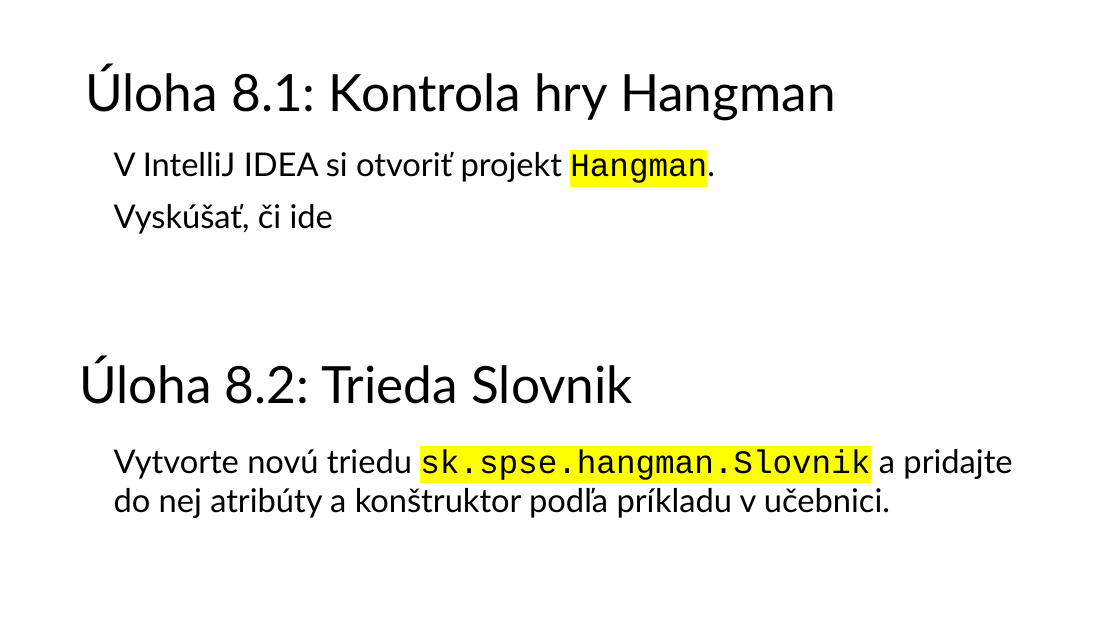
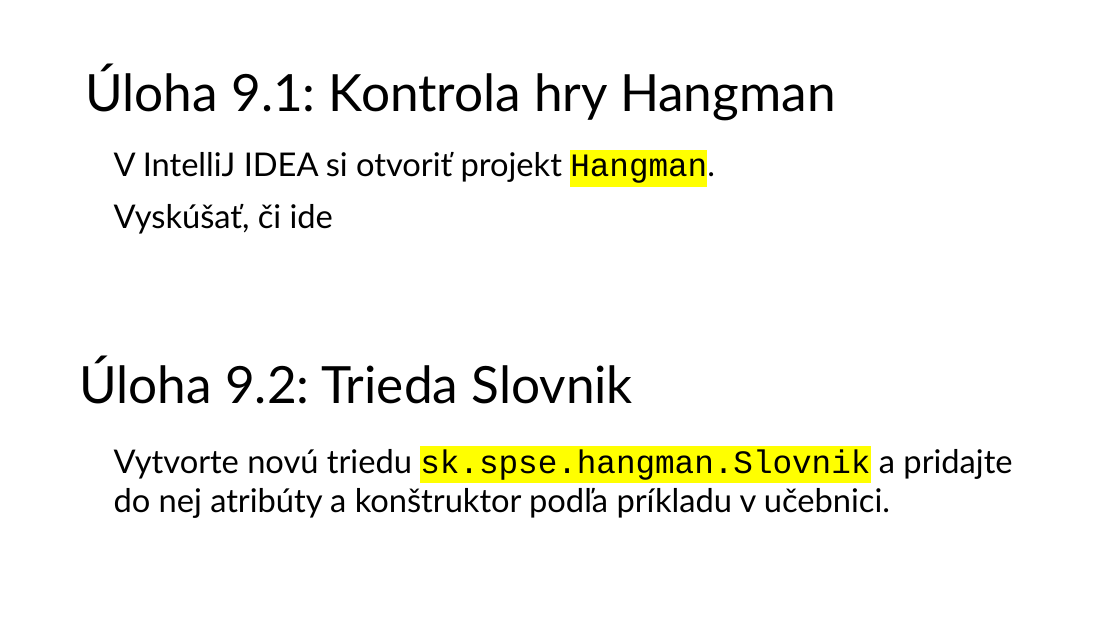
Before and after one commit to wagjo/oop, a slide deck: slide 5 of prezentacie/c09w.pptx. Drawn at 1120x630 pixels with LibreOffice and Linux fonts; fonts in the diff are those of the drawing. Boxes give left, top, right and bottom in pixels: in the first picture for what was removed or moved away, otherwise in the second. Text is boxed around its words. In the diff, an @@ line names an element or a change of style, - is before the commit and + after.

```diff
--- a/prezentacie/c09w.pptx
+++ b/prezentacie/c09w.pptx
@@ title at <box>85,66,836,120</box>: text changed @@
-Úloha 8.1: Kontrola hry Hangman
+Úloha 9.1: Kontrola hry Hangman
@@ text at <box>79,359,633,404</box>: text changed @@
-Úloha 8.2: Trieda Slovnik
+Úloha 9.2: Trieda Slovnik
```
Also in this commit, not shown: 7 other slides changed, 8 other files.
